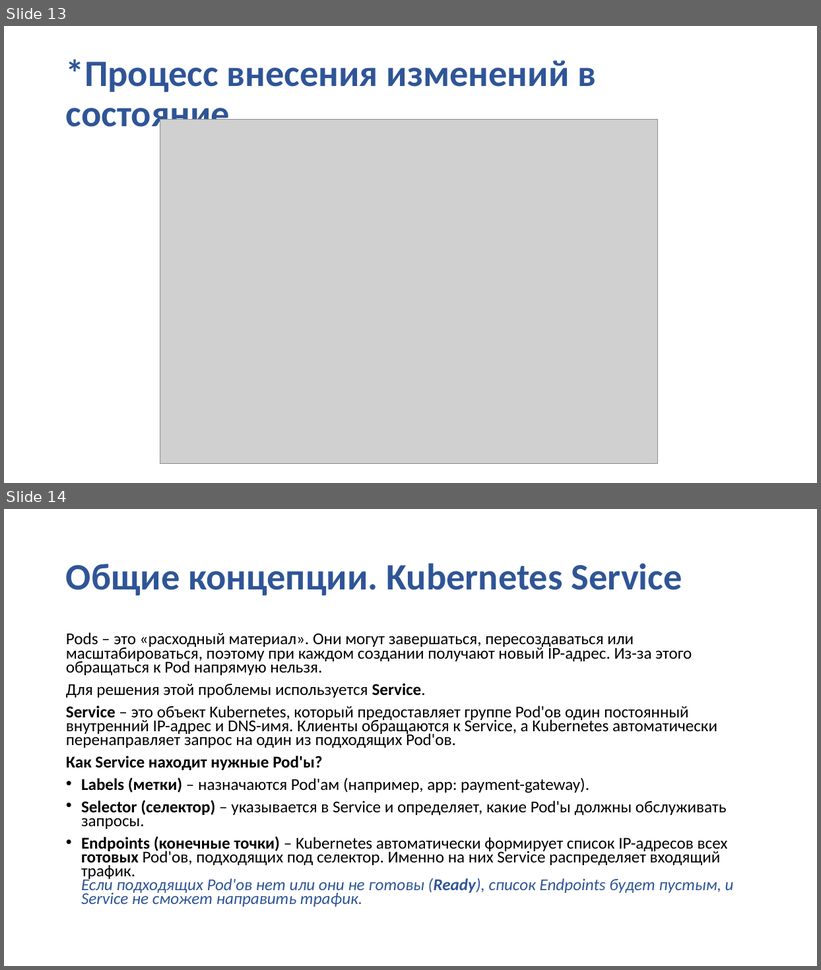
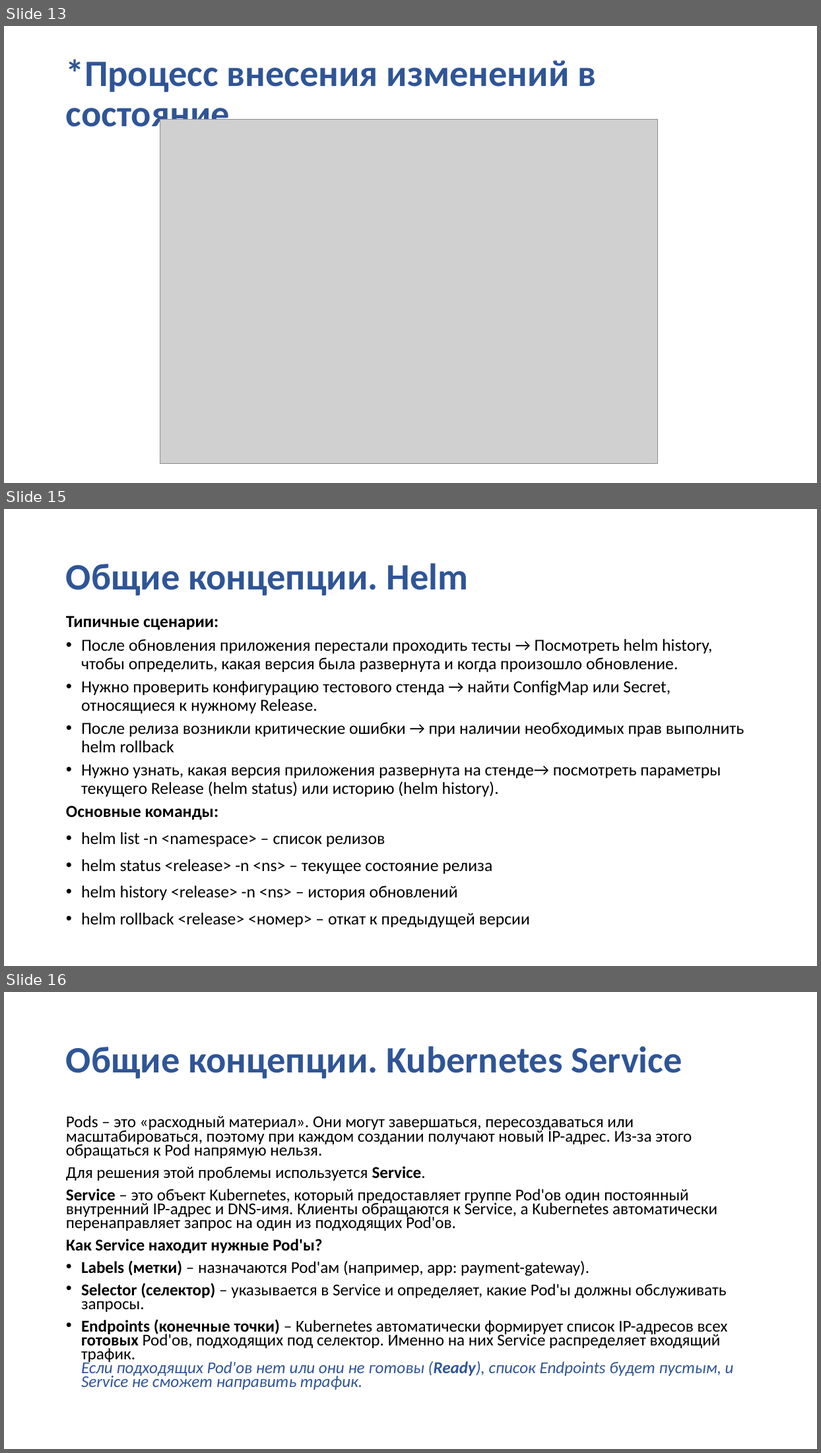
Before and after one commit to SobinaAA/K8S, a slide deck: slides/K8s.pptx. Shown one above the other, each under a label of ours: slides 13 and 14 before the commit, slides 13, 15 and 16 after it; the slides between them are not shown. The pictures are 821x970 and 821x1453 pixels, drawn with LibreOffice and Linux fonts; fonts in the diff are those of the drawing; grey boxes stand for pictures; background and template pictures are left out. Boxes give left, top, right and bottom in pixels: in the first picture for what was removed or moved away, otherwise in the second. Text is boxed around its words. In the diff, an @@ line names an element or a change of style, - is before the commit and + after.

```diff
--- a/slides/K8s.pptx
+++ b/slides/K8s.pptx
@@ slide 15 added at [4,509,817,966], background picture (left out) @@
@@ title added at [66,563,468,595], 44 pt, text #2F5597, bold @@
+Общие концепции. Helm
@@ text added at [66,616,745,928], 20 pt, text #000000 @@
+Типичные сценарии:
+• После обновления приложения перестали проходить тесты → Посмотреть helm history, чтобы определить, какая версия была развернута и когда произошло обновление.
+• Нужно проверить конфигурацию тестового стенда → найти ConfigMap или Secret, относящиеся к нужному Release.
+• После релиза возникли критические ошибки → при наличии необходимых прав выполнить helm rollback
+• Нужно узнать, какая версия приложения развернута на стенде→ посмотреть параметры текущего Release (helm status) или историю (helm history).
+Основные команды:
+• helm list -n <namespace> – список релизов
+• helm status <release> -n <ns> – текущее состояние релиза
+• helm history <release> -n <ns> – история обновлений
+• helm rollback <release> <номер> – откат к предыдущей версии
@@ what was slide 14 is now slide 16 @@
```
Also in this commit, not shown: 1 slide changed, 1 other slide added, 15 other files.
